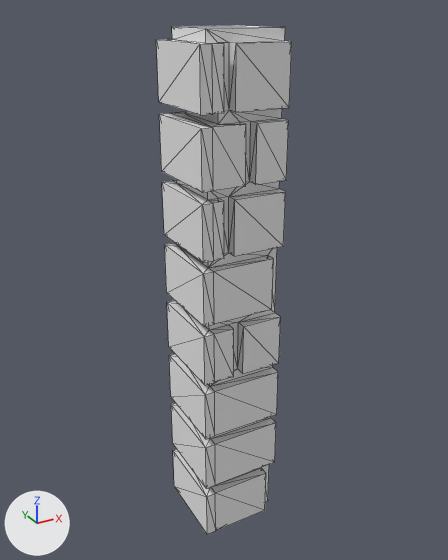
Renders of the OBJ model assets/japaneseTown/stoneWallLedge-0.obj from each side of a commit.
Both versions are drawn from a 50 mm lens placed at (-0.56, -2.68, 2.54), pointed at (2.05, 2.06, 0.17). Arrows for +X, +Y and +Z are at lower left; the lights stay in place. Mesh edges are drawn as thin lines. Where no turn or scale is listed for an object, it has been applied to the vertices. Vertices at the same position are counted once.

Objects in the first picture: 'Untitled'.
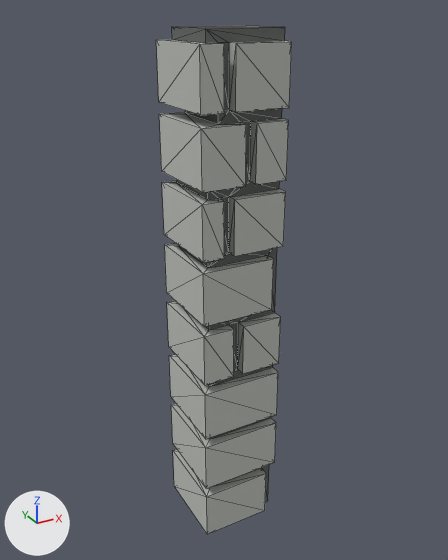
Changed parts and their boxes (x1, y1, x2, y2) in the pictures (448 x 560 px):
'Untitled', surface changed, reshaped: (156, 26, 292, 534) in both
part 1 of me_untitled, cut back: (160, 39, 278, 534) in both
part 2 of me_untitled, surface changed: (156, 40, 210, 534) in both

Diff of the bpy script that builds the scene:
```diff
--- a/assets/japaneseTown/stoneWallLedge-0.obj.py
+++ b/assets/japaneseTown/stoneWallLedge-0.obj.py
@@ img_stonewallledge_0_png @@
+img_stonewallledge_0_png = load_image('stoneWallLedge-0.png', 'stoneWallLedge-0.png', 256, 1, 'sRGB')
@@ mat_palette @@
 mat_palette = principled_material('palette')
-mat_palette.base_color = (0.8, 0.8, 0.8)  # white #e7e7e7
+mat_palette.texture = img_stonewallledge_0_png
 mat_palette.roughness = 1.0
@@ me_untitled @@
 # used by ob_untitled; location = (0.0, 0.0, 0.0)
-me_untitled.from_pydata(...)  # 226 vertices, 448 faces; spans x 1.6..2.4, y 1.6..2.4, z -2.4..2.4
+me_untitled.from_pydata(...)  # 194 vertices, 384 faces; spans x 1.6..2.4, y 1.6..2.4, z -2.4..2.4
+# me_untitled part 1
+# 32 vertices are removed from x 1.7, y 1.6..2.4, z -2.4..2.3
+# 148 faces are deleted
+# 84 new faces join them
+# me_untitled part 2: 42 kept faces spanning x 1.6..1.7, y 1.6..2.4, z -2.4..2.3 get new texture (UV) coordinates
 me_untitled.materials.append(mat_palette)
```
